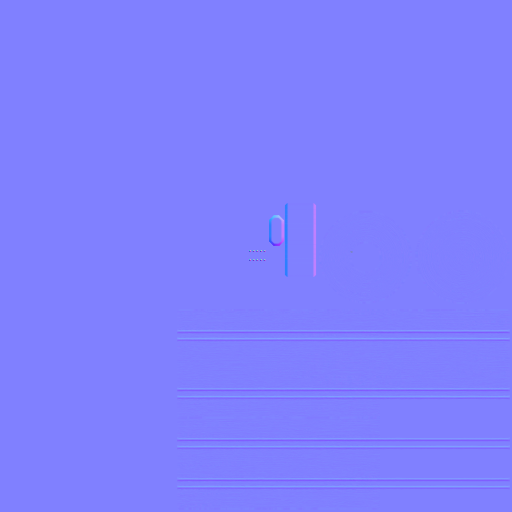
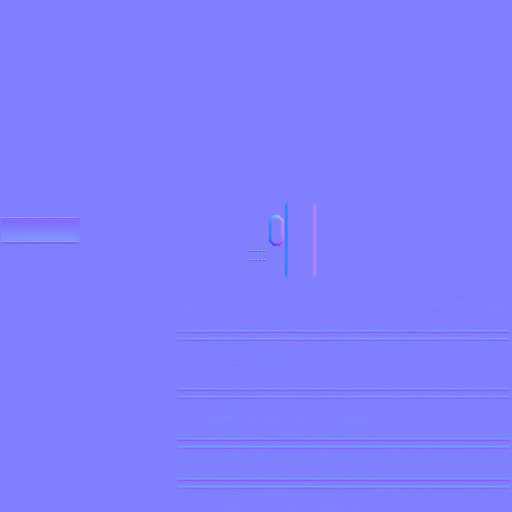
Layer changes from the first 512×512 image to the second:
painted on "bake_2048.png" over [1, 199, 80, 262]
